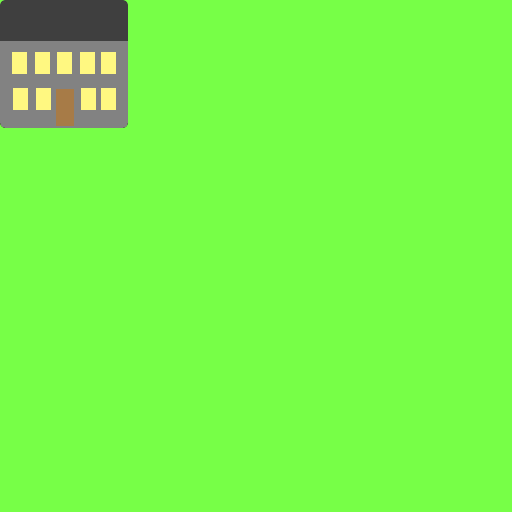
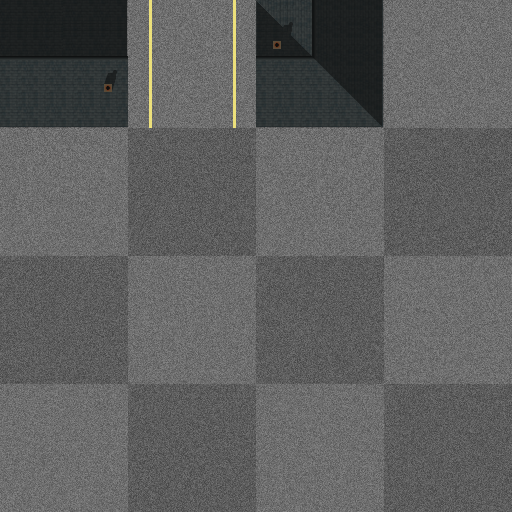
The second (512, 512) image is a revision of the first. Changes to its layers:
added layer "StreetMarking" (87%) above "New Layer#1" over [149, 0, 236, 128]
added layer "New Layer#1" above "New Layer#2" over [104, 41, 281, 92]
added layer "New Layer#2" (56%) above "Pasted Layer" over [0, 0, 382, 127]
added layer "Pasted Layer" above "New Layer" over [0, 0, 383, 127]
added layer "New Layer" (7%) above "Background" over [0, 0, 512, 512]
painted on "Background" over [0, 0, 512, 512]
